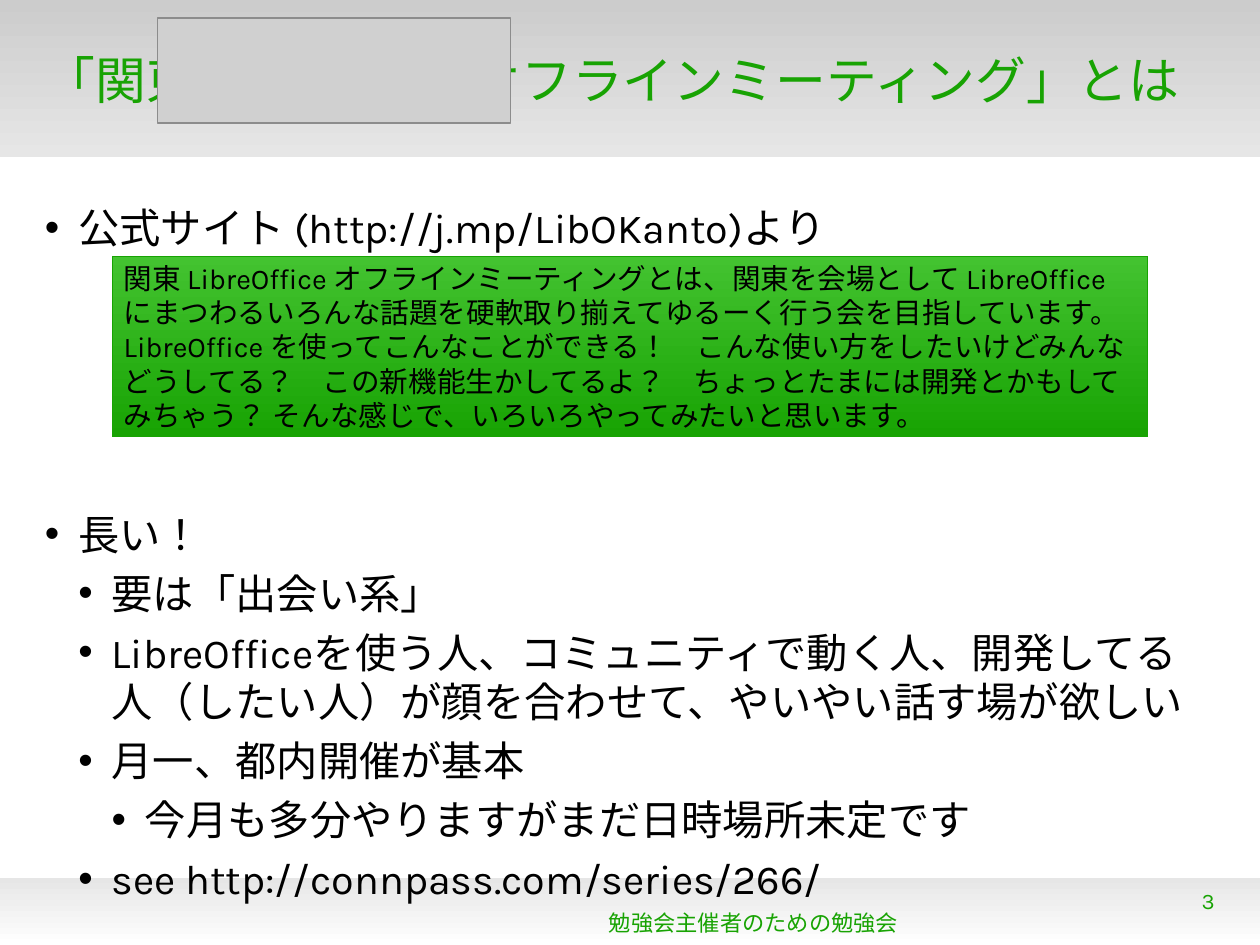
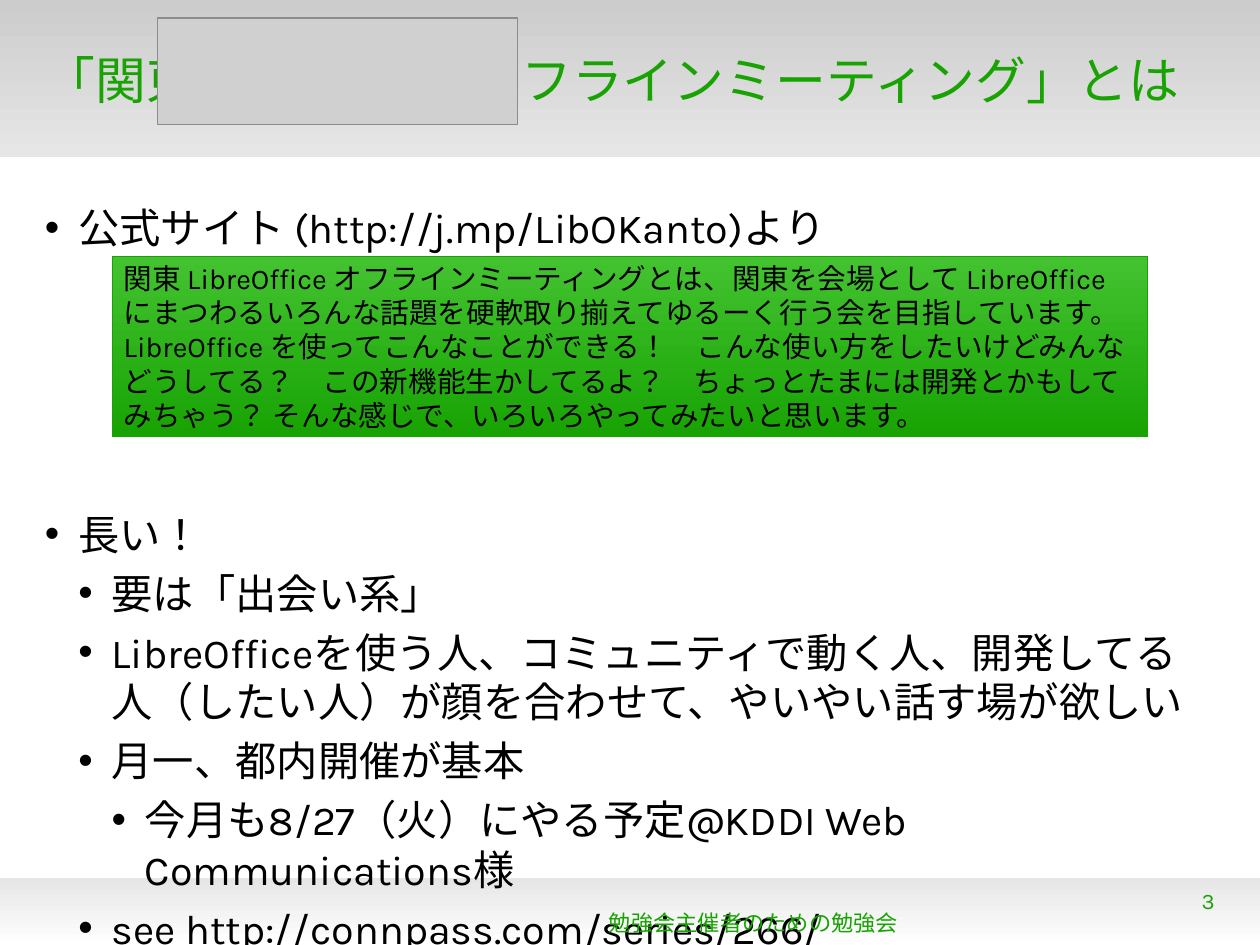
Before and after one commit to naruoga/KantoLibreOffice, a slide deck: slide 3 of others/StudyStudy20130812.odp. Drawn at 1260x945 pixels with LibreOffice and Linux fonts; fonts in the diff are those of the drawing; grey boxes stand for pictures; background and template pictures are left out. Boxes give left, top, right and bottom in pixels: in the first picture for what was removed or moved away, otherwise in the second. Text is boxed around its words. In the diff, an @@ line names an element or a change of style, - is before the commit and + after.

Commit message:
others/StudyStudy20130812.odp - update for presentation version

```diff
--- a/others/StudyStudy20130812.odp
+++ b/others/StudyStudy20130812.odp
@@ picture: place and size @@
-picture at (158, 18, 511, 123)
+picture at (158, 18, 518, 125)
@@ text at (145, 800, 907, 889): text changed @@
-    • 今月も多分やりますがまだ日時場所未定です
+    • 今月も8/27（火）にやる予定@KDDI Web Communications様
```
Also in this commit, not shown: 5 other slides changed.
